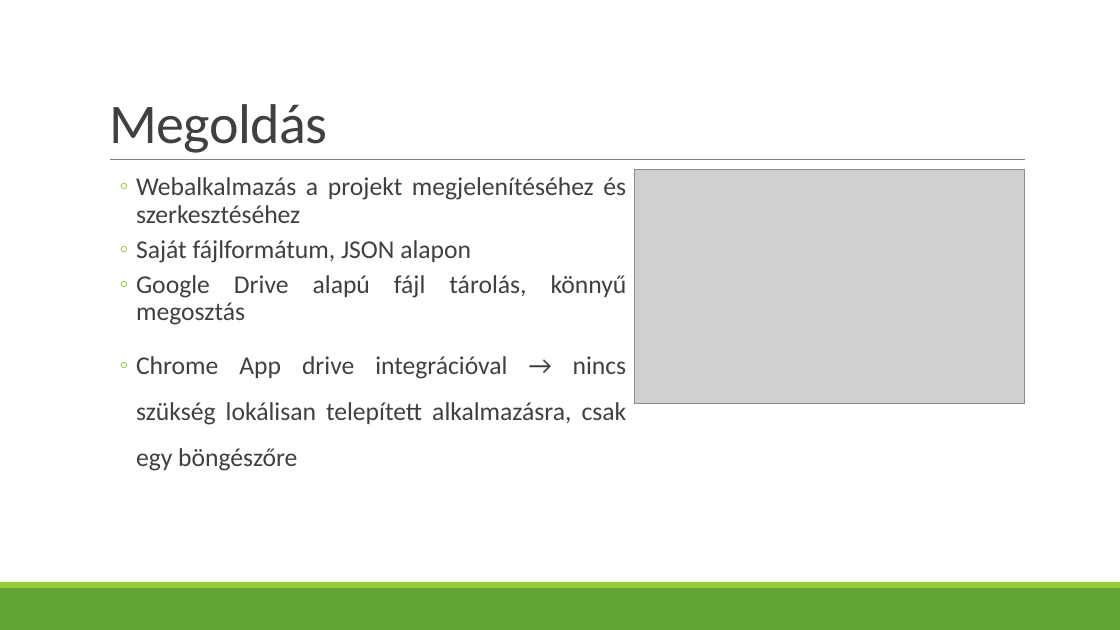
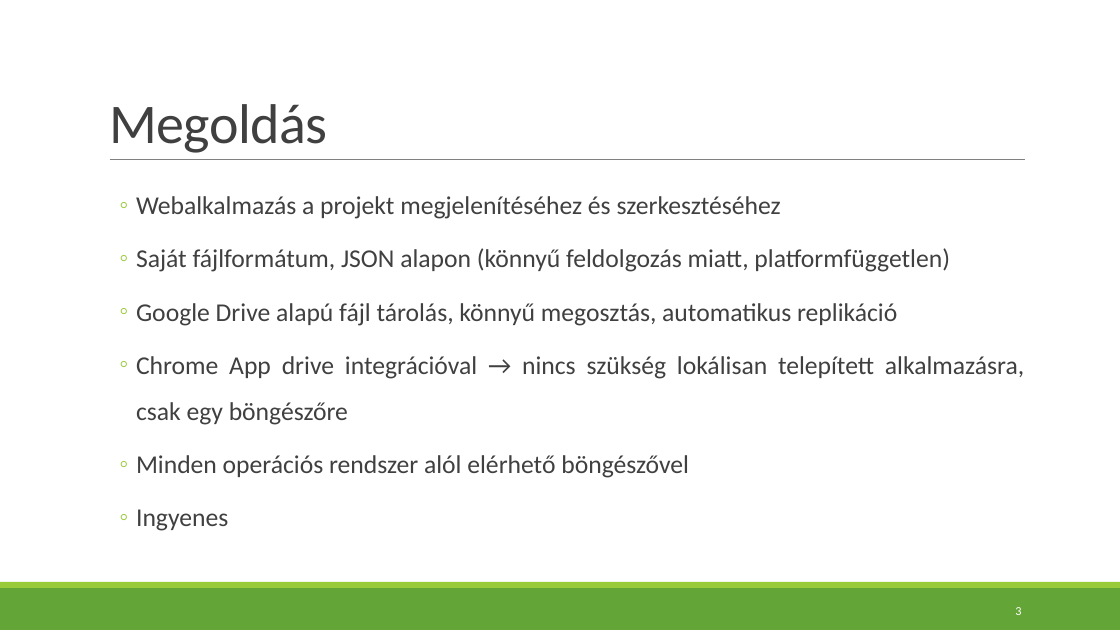
Before and after one commit to valyonbalazs/softarch, a slide deck: slide 3 of specification/prezentacio_v01.pptx. Drawn at 1120x630 pixels with LibreOffice and Linux fonts; fonts in the diff are those of the drawing; grey boxes stand for pictures. Boxes give left, top, right and bottom in pixels: in the first picture for what was removed or moved away, otherwise in the second. Text is boxed around its words. In the diff, an @@ line names an element or a change of style, - is before the commit and + after.

```diff
--- a/specification/prezentacio_v01.pptx
+++ b/specification/prezentacio_v01.pptx
@@ picture removed at [634, 170, 1025, 403] @@
@@ text at [136, 196, 781, 219]: line spacing 0.9 to 1.5 @@
@@ text at [136, 248, 950, 326]: text changed @@
-  ◦ Saját fájlformátum, JSON alapon
-  ◦ Google Drive alapú fájl tárolás, könnyű megosztás
+  ◦ Saját fájlformátum, JSON alapon (könnyű feldolgozás miatt, platformfüggetlen)
+  ◦ Google Drive alapú fájl tárolás, könnyű megosztás, automatikus replikáció
@@ text at [136, 455, 689, 531]: paragraphs added @@
+  ◦ Minden operációs rendszer alól elérhető böngészővel
+  ◦ Ingyenes
@@ page number added at [1015, 607, 1021, 615], 10.5 pt, text #FFFFFF @@
+3
```
Also in this commit, not shown: 5 other slides changed, 3 slides added, 3 slides removed.
